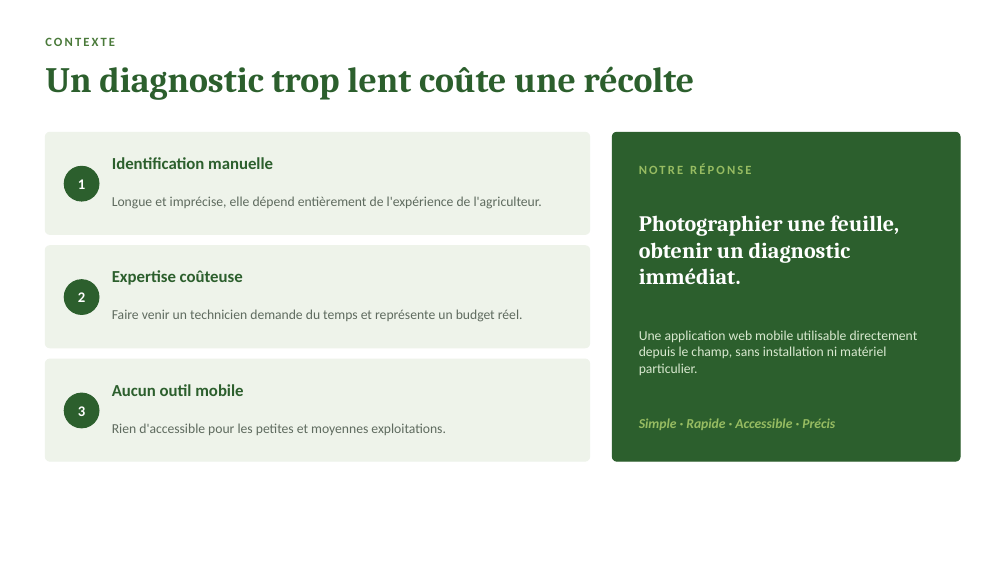
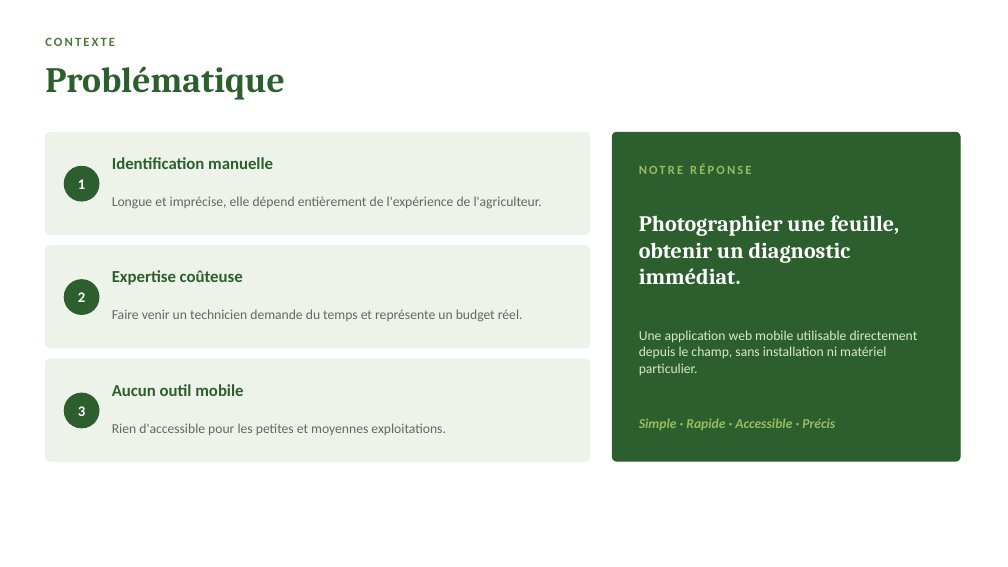
Before and after one commit to Antonito35/diagnositique-plante, a slide deck: slide 2 of SOUTENANCE.pptx. Drawn at 1008x567 pixels with LibreOffice and Linux fonts; fonts in the diff are those of the drawing. Boxes give left, top, right and bottom in pixels: in the first picture for what was removed or moved away, otherwise in the second. Text is boxed around its words. In the diff, an @@ line names an element or a change of style, - is before the commit and + after.

```diff
--- a/SOUTENANCE.pptx
+++ b/SOUTENANCE.pptx
@@ text at (45, 66, 285, 100): text changed @@
-Un diagnostic trop lent coûte une récolte
+Problématique
```
Also in this commit, not shown: 13 other slides changed, 1 slide added, 2 slides removed.
